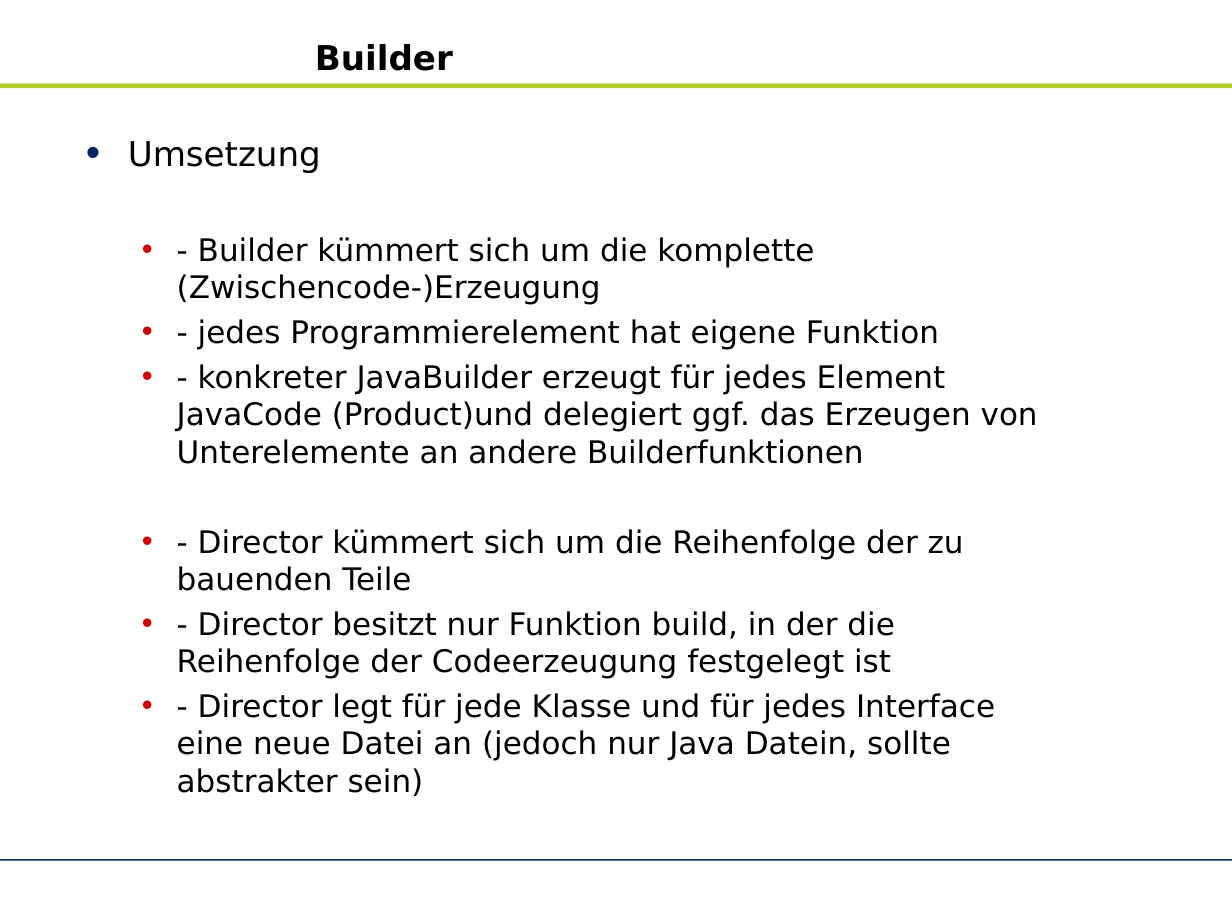
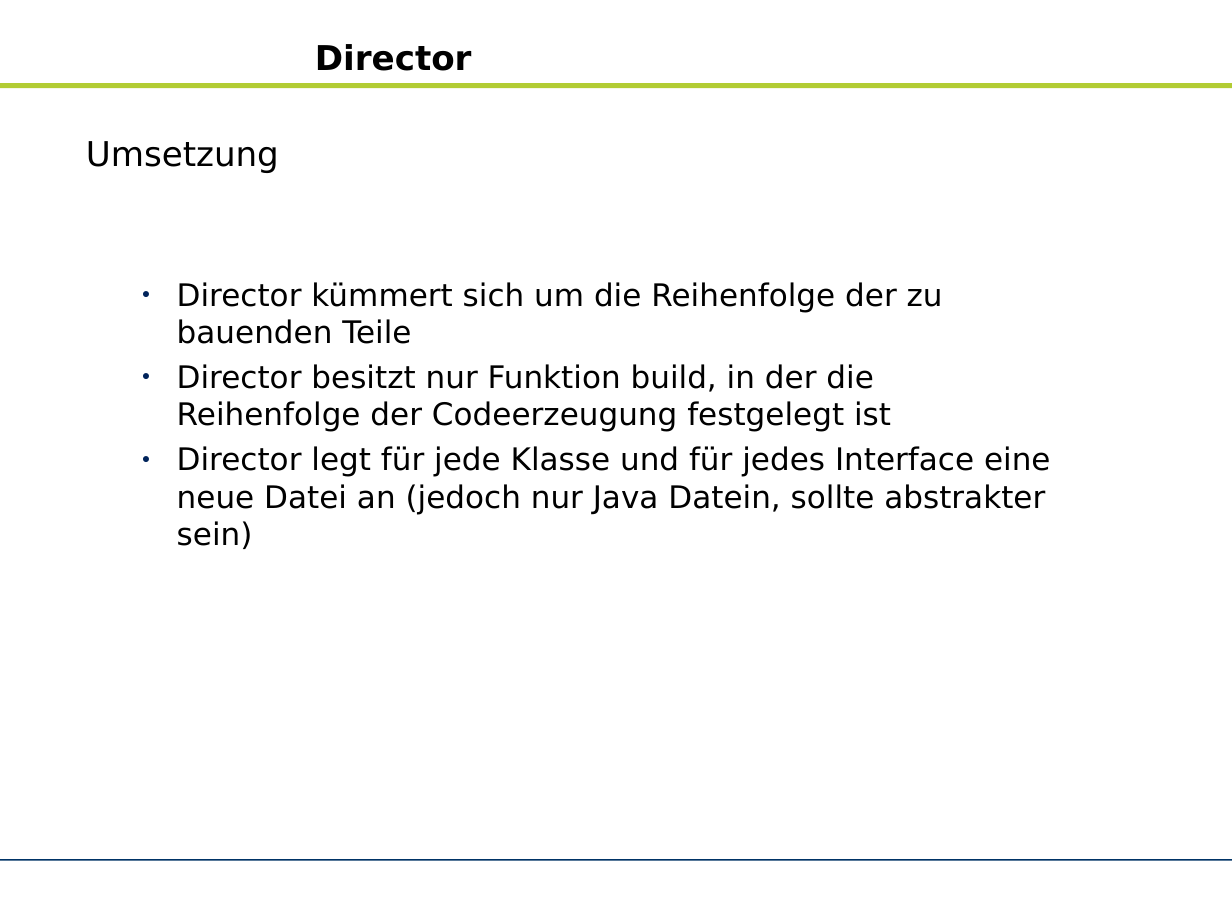
Before and after one commit to zhongxinhua/sose10-swp-uebersetzerbau, a slide deck: slide 9 of trunk/dokumentation/sm_praesentation_3006.odp (slide 8 before the commit). Drawn at 1232x924 pixels with LibreOffice and Linux fonts; fonts in the diff are those of the drawing; background and template pictures are left out. Boxes give left, top, right and bottom in pixels: in the first picture for what was removed or moved away, otherwise in the second. Text is boxed around its words. In the diff, an @@ line names an element or a change of style, - is before the commit and + after.

```diff
--- a/trunk/dokumentation/sm_praesentation_3006.odp
+++ b/trunk/dokumentation/sm_praesentation_3006.odp
@@ title at (315, 44, 472, 71): text changed @@
-Builder
+Director
@@ text at (86, 141, 279, 173): bullet • to none @@
@@ text at (177, 282, 1051, 549): text changed @@
-  • - Builder kümmert sich um die komplette (Zwischencode-)Erzeugung
-  • - jedes Programmierelement hat eigene Funktion
-  • - konkreter JavaBuilder erzeugt für jedes Element JavaCode (Product)und delegiert ggf. das Erzeugen von Unterelemente an andere Builderfunktionen
-  • - Director kümmert sich um die Reihenfolge der zu bauenden Teile
-  • - Director besitzt nur Funktion build, in der die Reihenfolge der Codeerzeugung festgelegt ist
-  • - Director legt für jede Klasse und für jedes Interface eine neue Datei an (jedoch nur Java Datein, sollte abstrakter sein)
+● Director kümmert sich um die Reihenfolge der zu bauenden Teile
+● Director besitzt nur Funktion build, in der die Reihenfolge der Codeerzeugung festgelegt ist
+● Director legt für jede Klasse und für jedes Interface eine neue Datei an (jedoch nur Java Datein, sollte abstrakter sein)
```
Also in this commit, not shown: 7 other slides changed, 1 slide added.
